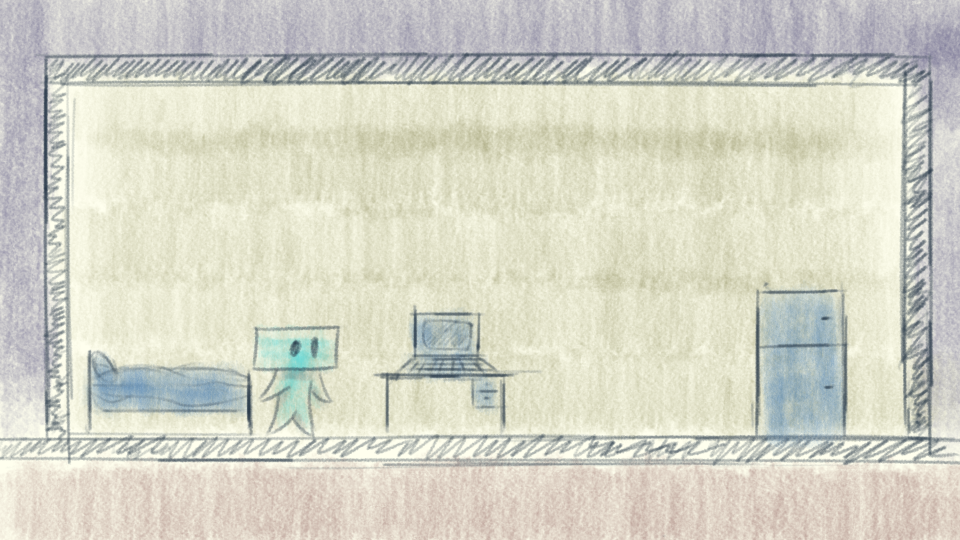
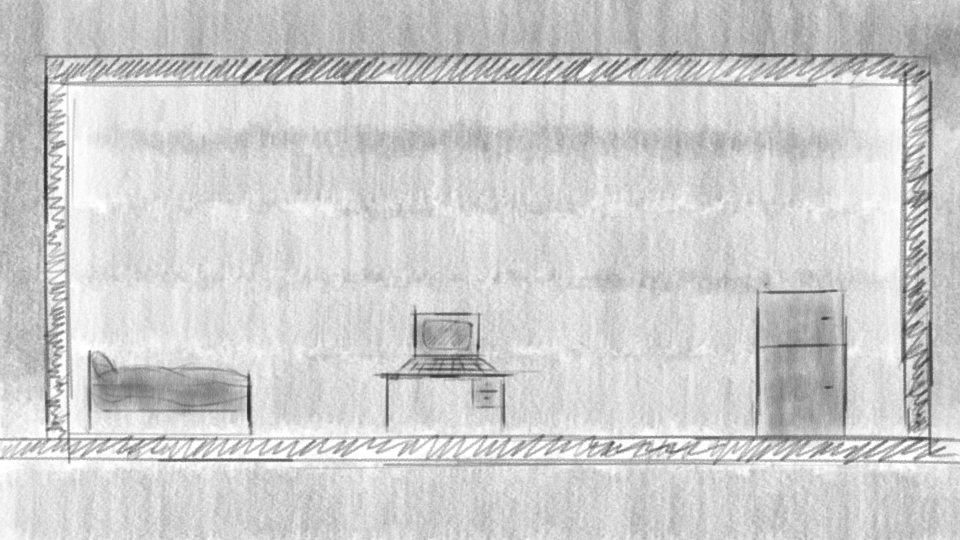
Layers edited between the first and the second 960 × 540 image:
hid "Aye" over [236, 319, 364, 511]
